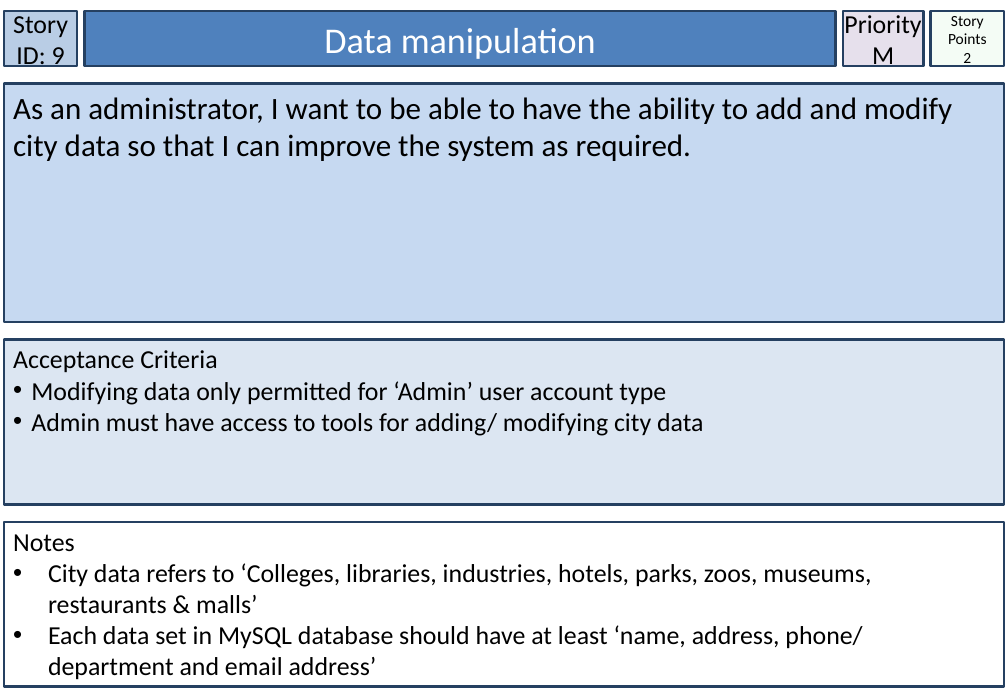
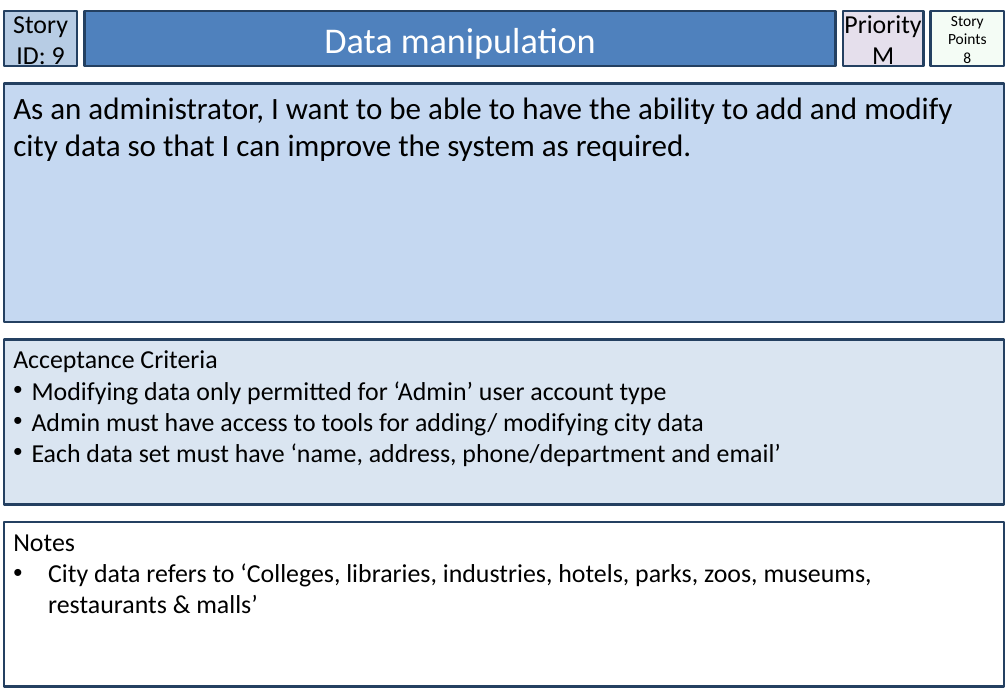
Before and after one commit to Nagarius/Phoenix, a slide deck: slide 10 of StoryCards_Smart_City_TeamPhoenix.pptx. Drawn at 1008x698 pixels with LibreOffice and Linux fonts; fonts in the diff are those of the drawing. Boxes give left, top, right and bottom in pixels: in the first picture for what was removed or moved away, otherwise in the second. Text is boxed around its words. In the diff, an @@ line names an element or a change of style, - is before the commit and + after.

```diff
--- a/StoryCards_Smart_City_TeamPhoenix.pptx
+++ b/StoryCards_Smart_City_TeamPhoenix.pptx
@@ rectangle "Story Points" at (x1=931, y1=11, x2=1004, y2=66): outline #254061 2 pt to #244061 2 pt @@
@@ text in rectangle at (x1=963, y1=52, x2=971, y2=67): text changed @@
-2
+8
@@ rectangle "Acceptance Criteria" at (x1=4, y1=340, x2=1004, y2=504): fill #DCE6F2 to #DAE5F1; outline #254061 2 pt to #244061 2 pt @@
@@ text in rectangle at (x1=32, y1=443, x2=781, y2=467): paragraph added @@
+• Each data set must have ‘name, address, phone/department and email’
@@ rectangle "Notes" at (x1=4, y1=522, x2=1004, y2=687): outline #254061 2 pt to #244061 2 pt @@
@@ text in rectangle at (x1=48, y1=625, x2=862, y2=680): paragraph removed @@
-• Each data set in MySQL database should have at least ‘name, address, phone/ department and email address’
```
Also in this commit, not shown: 31 other slides changed, 8 other files.
